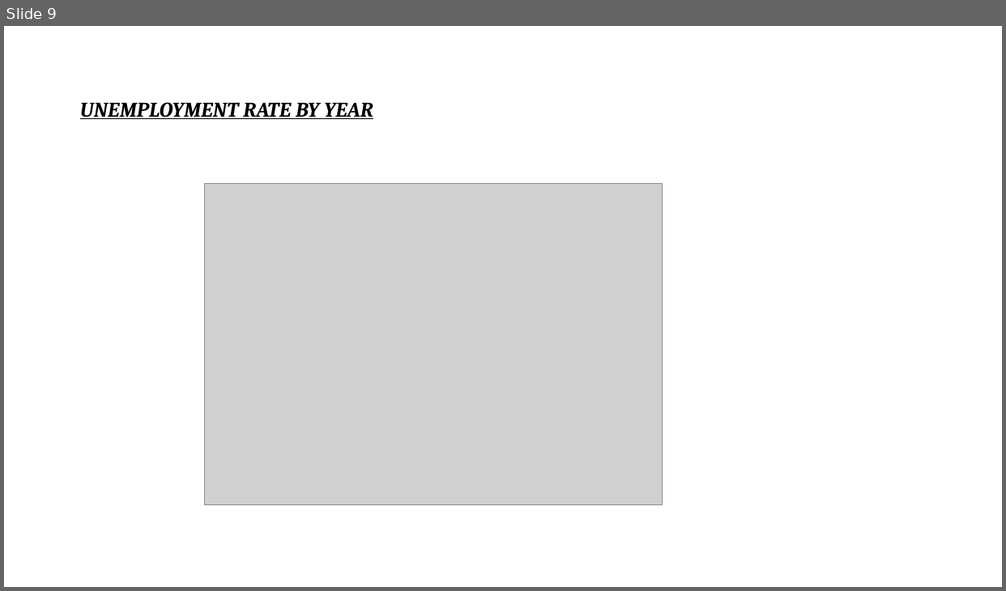
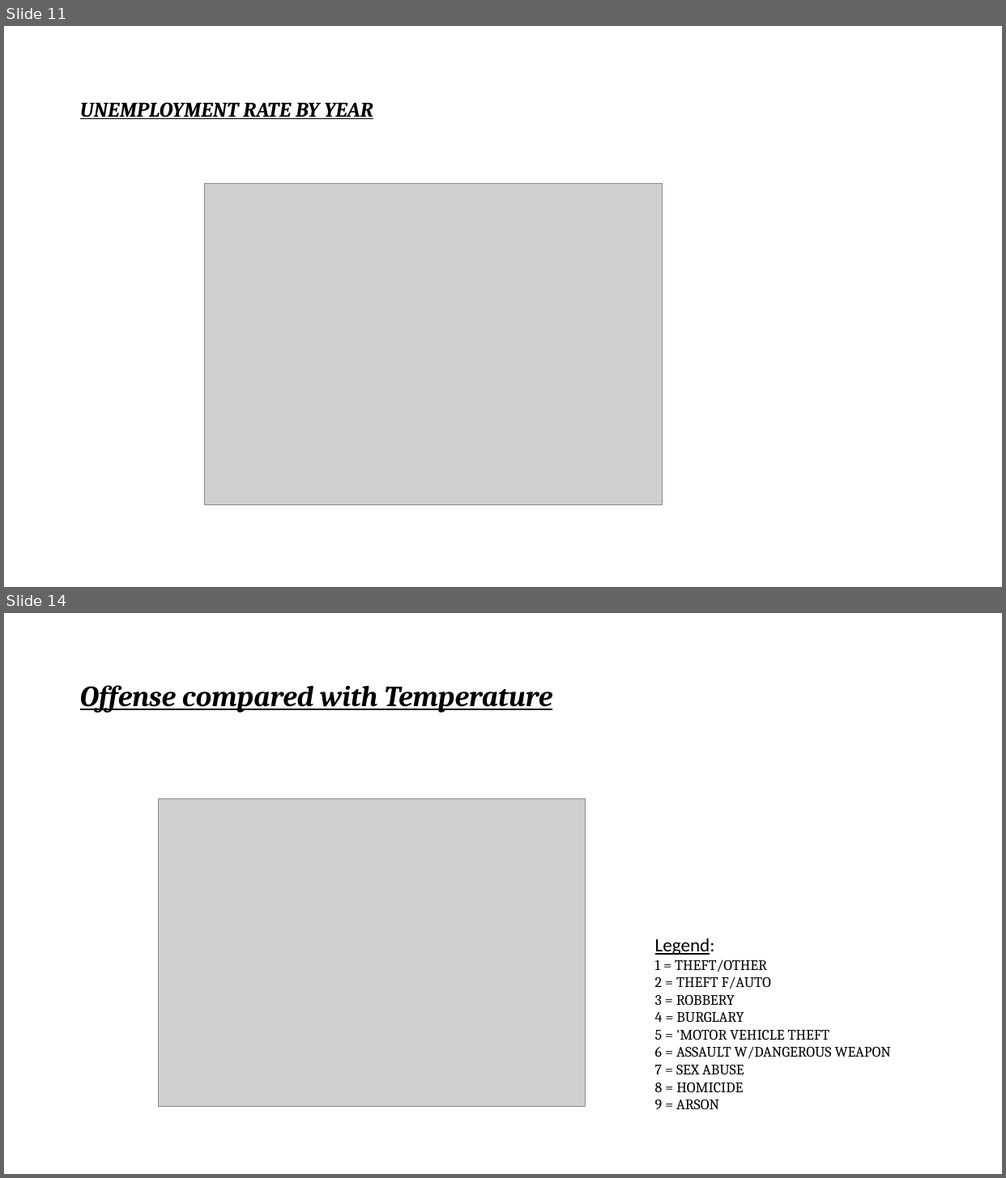
Before and after one commit to Yhuelcher/Crime-Project, a slide deck: Crime Prediction Project.pptx. Shown one above the other, each under a label of ours: slide 9 before the commit, slides 11 and 14 after it; the slides between them are not shown. The pictures are 1006x591 and 1006x1178 pixels, drawn with LibreOffice and Linux fonts; fonts in the diff are those of the drawing; grey boxes stand for pictures. Boxes give left, top, right and bottom in pixels: in the first picture for what was removed or moved away, otherwise in the second. Text is boxed around its words. In the diff, an @@ line names an element or a change of style, - is before the commit and + after.

```diff
--- a/Crime Prediction Project.pptx
+++ b/Crime Prediction Project.pptx
@@ slide 14 added at [4, 613, 1002, 1174], background #FFFFFF @@
@@ title added at [80, 685, 552, 713], 28 pt, text #000000, bold, italic, underline @@
+Offense compared with Temperature
@@ picture added at [158, 799, 585, 1107] @@
@@ text added at [655, 939, 891, 1110], 14 pt, text #000000 @@
+Legend:
+1 = THEFT/OTHER
+2 = THEFT F/AUTO
+3 = ROBBERY
+4 = BURGLARY
+5 = 'MOTOR VEHICLE THEFT
+6 = ASSAULT W/DANGEROUS WEAPON
+7 = SEX ABUSE
+8 = HOMICIDE
+9 = ARSON
@@ what was slide 9 is now slide 11 @@
```
Also in this commit, not shown: 6 slides changed, 5 other slides added, 1 slide removed, 1 other file.
